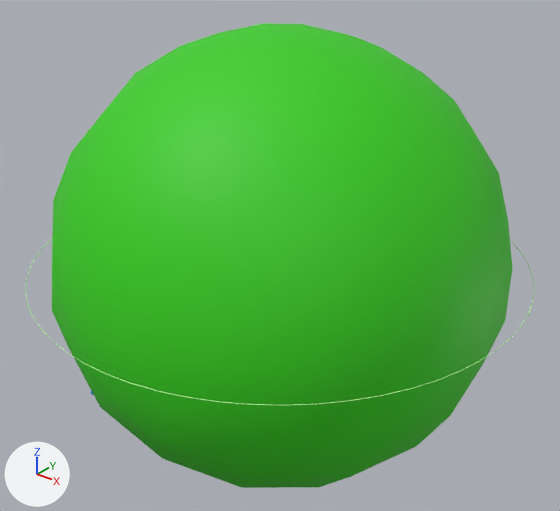
The glTF model glb/108.glb as it was, and as the next commit left it.
Camera for both pictures: a camera (50 mm lens) standing at (1.881, -2.351, 1.464) and looking at (-0.001, 0.002, 0.005). Every picture has the same lights, and +X, +Y and +Z are marked at lower left. The first picture is the older version. Where no turn or scale is listed for an object, it has been applied to the vertices.

The first picture shows 'Orbital_7s_0' and 1 more.
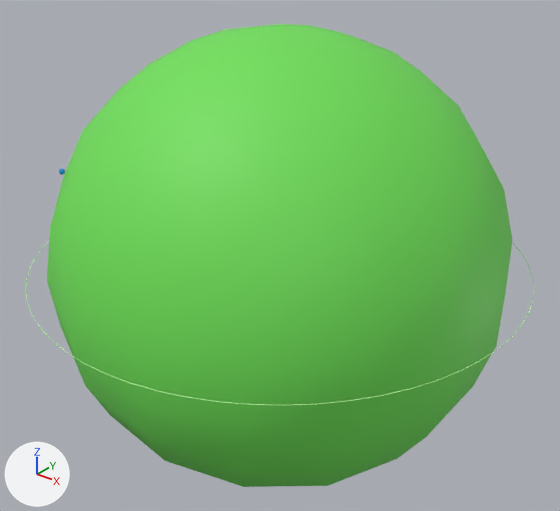
Edits to the bpy script that builds the scene:
```text
Change mat_tmp_orb_108_7s:
    mat_tmp_orb_108_7s.base_color: (0.0361, 0.628, 0.00687) -> (0.163, 0.753, 0.097)  # green #35d014 -> green #70e158
Change ob_orbital_7s_0:
    ob_orbital_7s_0.rotation_euler: (0.133, 0.389, 0.356) -> (0.189, 0.112, 0.581)  # degrees (7.6, 22, 20) -> degrees (11, 6.4, 33)
```

Where the change shows, as pixel boxes (x1, y1, x2, y2) in the pictures (560 x 511 px):
'Orbital_7s_0', recoloured, turned (lighter)
    before: (52, 23, 512, 488)
    after: (47, 24, 512, 487)
